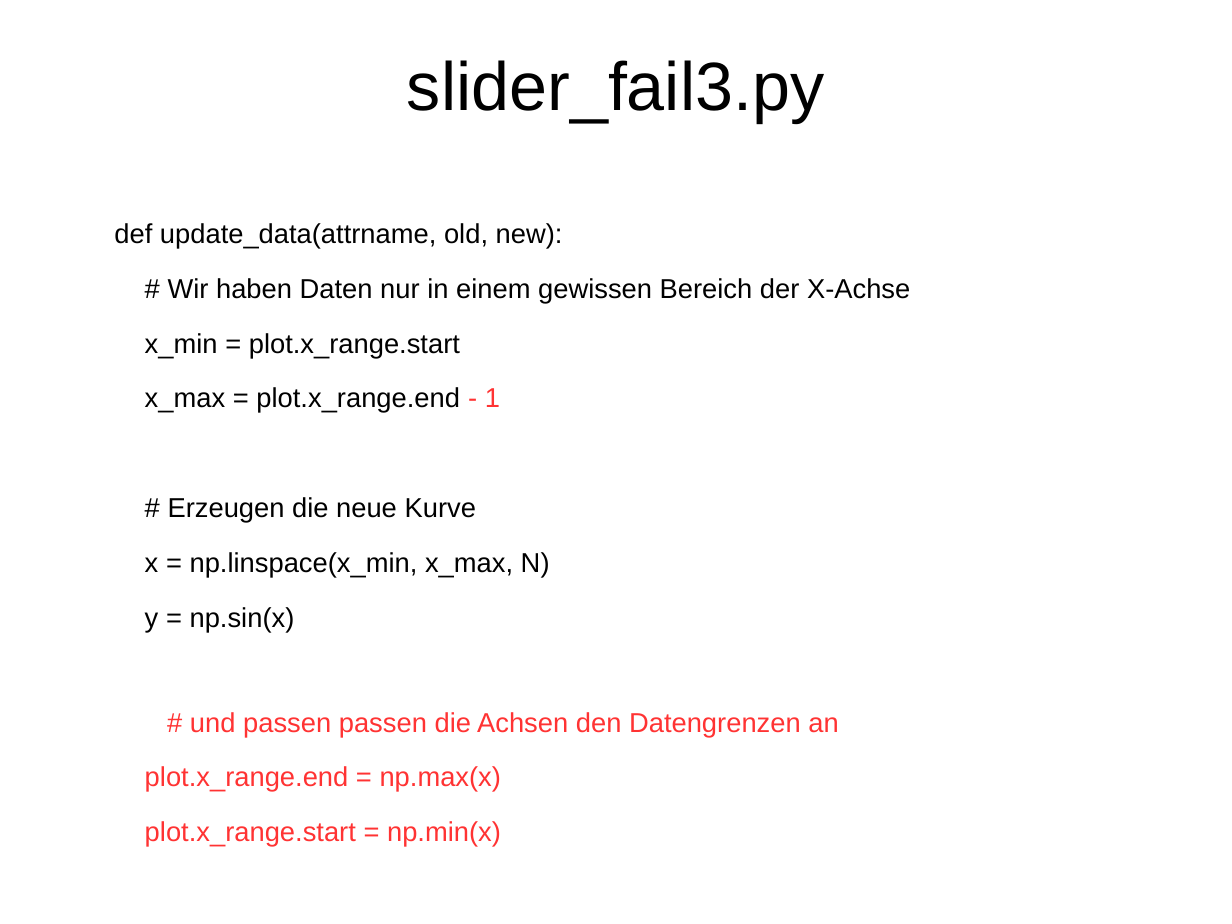
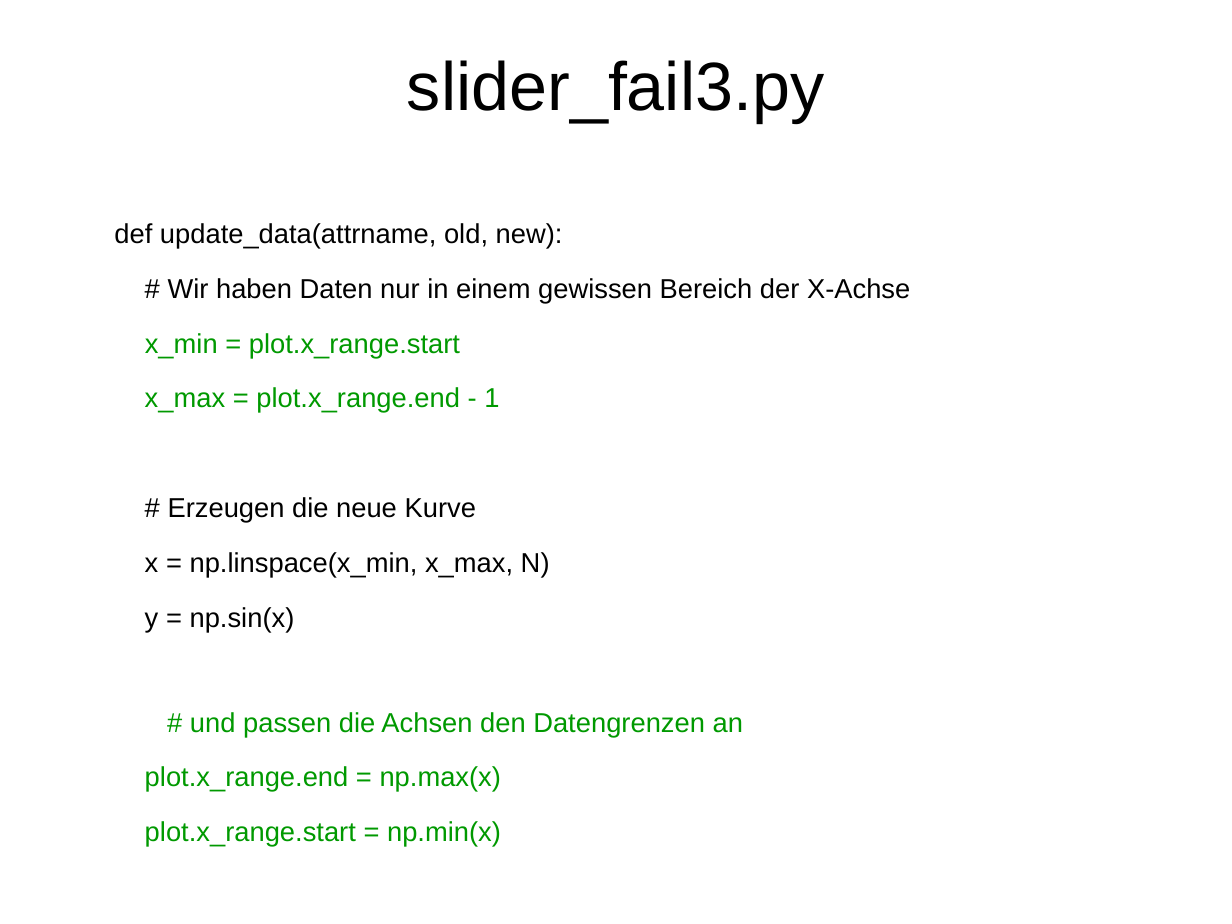
Before and after one commit to Inqbus/python_summit, a slide deck: slide 63 of vortrag/bokeh_sandra.odp. Drawn at 1232x924 pixels with LibreOffice and Linux fonts; fonts in the diff are those of the drawing. Boxes give left, top, right and bottom in pixels: in the first picture for what was removed or moved away, otherwise in the second. Text is boxed around its words. In the diff, an @@ line names an element or a change of style, - is before the commit and + after.

```diff
--- a/vortrag/bokeh_sandra.odp
+++ b/vortrag/bokeh_sandra.odp
@@ text at [145, 333, 502, 846]: text colour #000000 to #009900 in "x_min = plot.x_range.start", "x_max = plot.x_range.end"; text colour #FF3333 to #009900 in "- 1", "plot.x_range.end = np.max(x)", "plot.x_range.start = np.min(x)" @@
@@ text at [190, 712, 743, 736]: text changed; text colour #FF3333 to #009900 @@
-  # und passen passen die Achsen den Datengrenzen an
+  # und passen die Achsen den Datengrenzen an
```
Also in this commit, not shown: 7 other slides changed.
